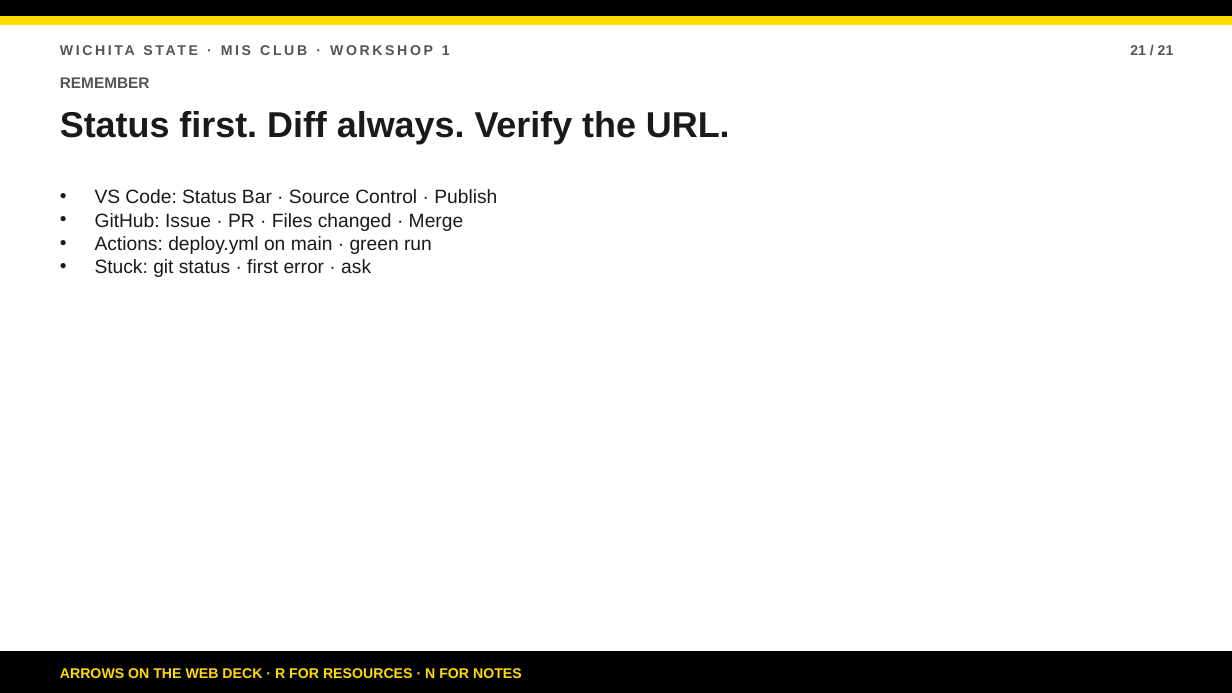
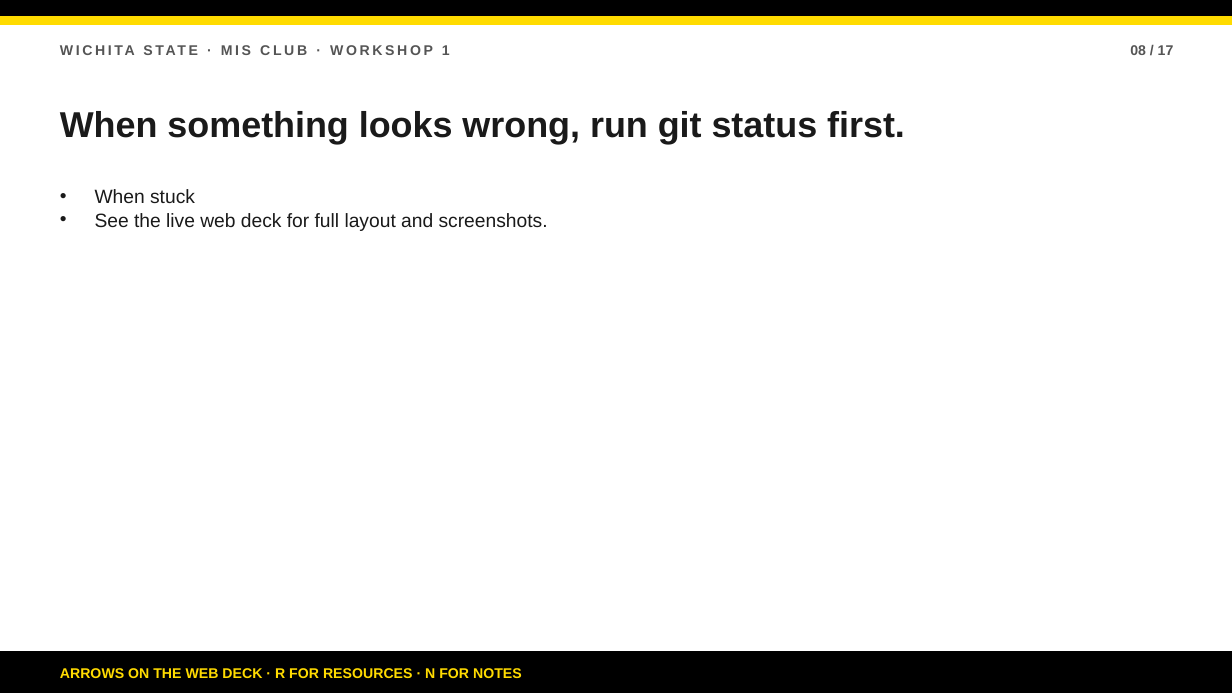
Before and after one commit to bsbcyber/workshop-site, a slide deck: slide 8 of downloads/workshop-1-presentation.pptx (slide 21 before the commit). Drawn at 1232x693 pixels with LibreOffice and Linux fonts; fonts in the diff are those of the drawing. Boxes give left, top, right and bottom in pixels: in the first picture for what was removed or moved away, otherwise in the second. Text is boxed around its words. In the diff, an @@ line names an element or a change of style, - is before the commit and + after.

```diff
--- a/downloads/workshop-1-presentation.pptx
+++ b/downloads/workshop-1-presentation.pptx
@@ text at (1130, 45, 1174, 55): text changed @@
-21 / 21
+08 / 17
@@ text removed at (60, 77, 150, 88) @@
-REMEMBER
@@ text at (60, 111, 905, 144): text changed @@
-Status first. Diff always. Verify the URL.
+When something looks wrong, run git status first.
@@ text removed at (95, 189, 497, 277) @@
-• VS Code: Status Bar · Source Control · Publish
-• GitHub: Issue · PR · Files changed · Merge
-• Actions: deploy.yml on main · green run
-• Stuck: git status · first error · ask
@@ text added at (95, 189, 548, 231), 15 pt, text #1A1A1A @@
+• When stuck
+• See the live web deck for full layout and screenshots.
```
Also in this commit, not shown: 15 other slides changed, 1 slide added, 5 slides removed, 9 other files.
